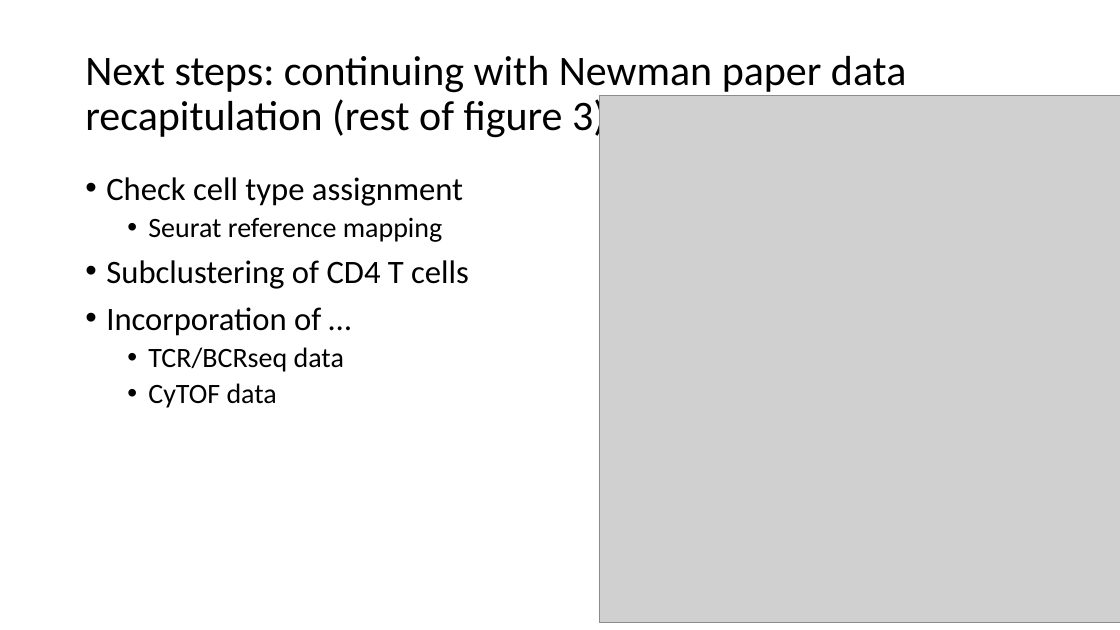
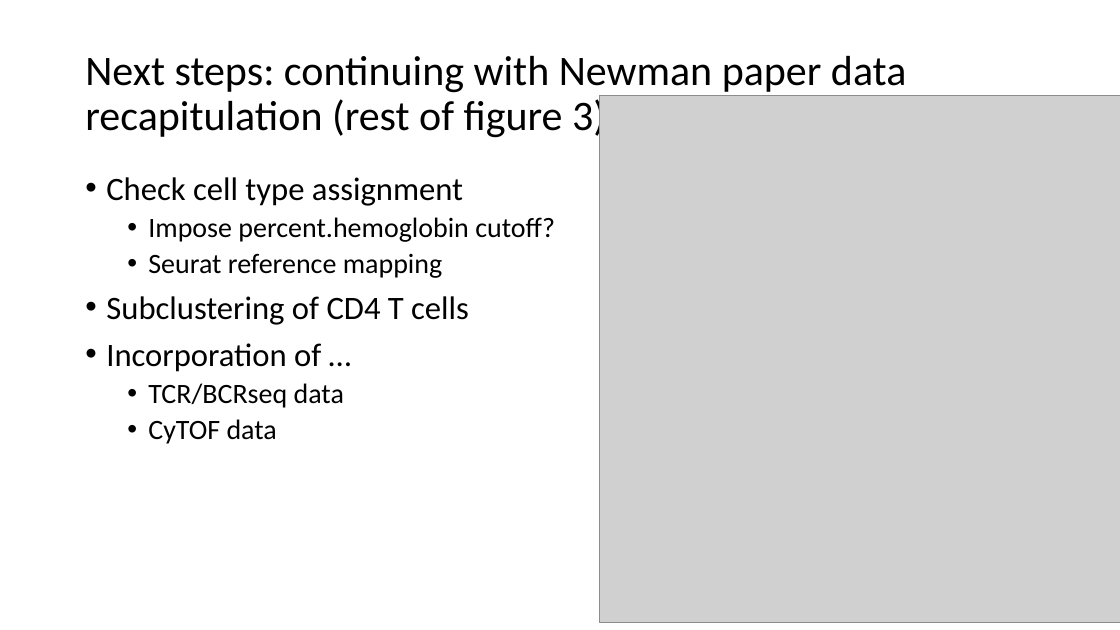
Before and after one commit to tybottorff/bottorffdocs, a slide deck: slide 12 of linsley_postdoc/presentations/9_28_23_weekly_meeting.pptx. Drawn at 1120x630 pixels with LibreOffice and Linux fonts; fonts in the diff are those of the drawing; grey boxes stand for pictures. Boxes give left, top, right and bottom in pixels: in the first picture for what was removed or moved away, otherwise in the second. Text is boxed around its words. In the diff, an @@ line names an element or a change of style, - is before the commit and + after.

```diff
--- a/linsley_postdoc/presentations/9_28_23_weekly_meeting.pptx
+++ b/linsley_postdoc/presentations/9_28_23_weekly_meeting.pptx
@@ text at [148, 217, 555, 242]: paragraph added @@
+  • Impose percent.hemoglobin cutoff?
```
Also in this commit, not shown: 2 other slides changed.
